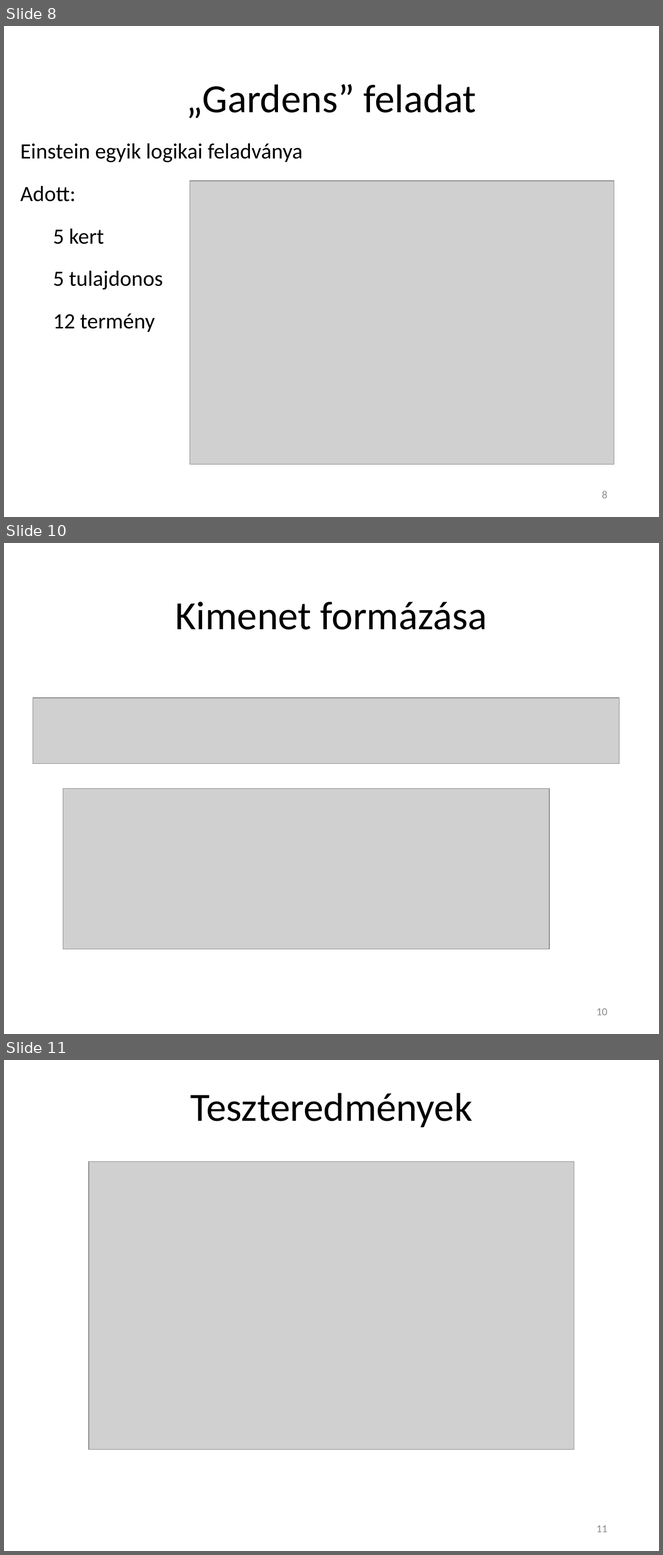
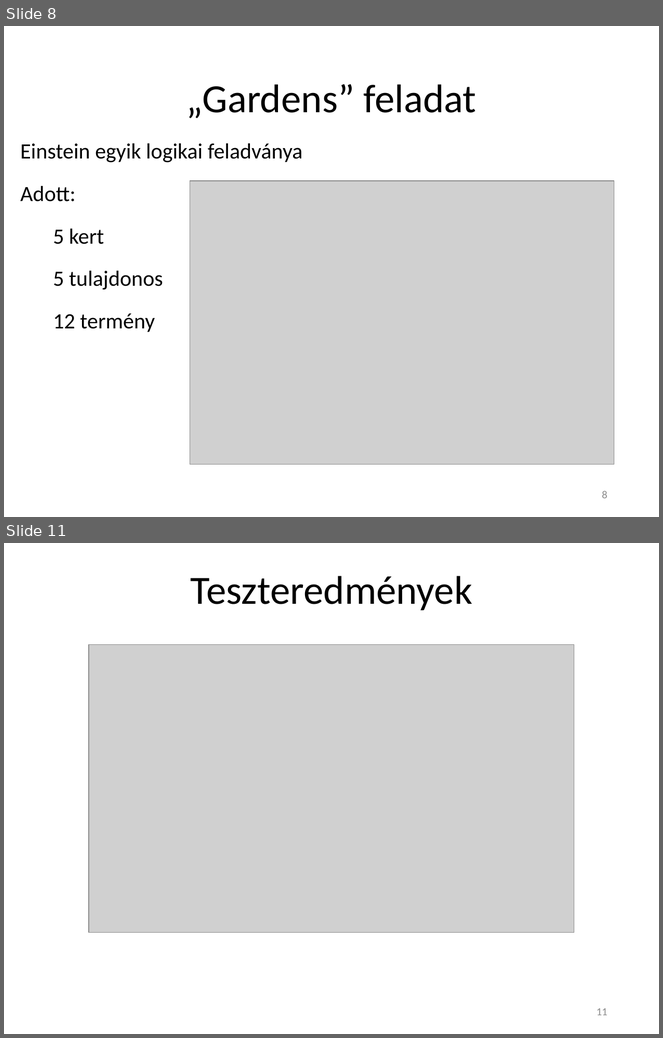
Before and after one commit to Teaching-projects/SZE-Peku221b, a slide deck: CP_Dolgozat/Előadás/Logikai feladványok megoldása korlátprogramozással.pptx. Shown one above the other, each under a label of ours: slides 8, 10 and 11 before the commit, slides 8 and 11 after it; the slides between them are not shown. The pictures are 663x1555 and 663x1038 pixels, drawn with LibreOffice and Linux fonts; fonts in the diff are those of the drawing; grey boxes stand for pictures. Boxes give left, top, right and bottom in pixels: in the first picture for what was removed or moved away, otherwise in the second. Text is boxed around its words. In the diff, an @@ line names an element or a change of style, - is before the commit and + after.

```diff
--- a/CP_Dolgozat/Előadás/Logikai feladványok megoldása korlátprogramozással.pptx
+++ b/CP_Dolgozat/Előadás/Logikai feladványok megoldása korlátprogramozással.pptx
@@ slide 10 removed at (4,543,659,1034), background #FFFFFF @@
@@ title removed at (176,602,488,630) @@
-Kimenet formázása
@@ picture removed at (33,698,619,765) @@
@@ picture removed at (63,788,550,949) @@
@@ page number removed at (597,1008,608,1016) @@
-10
```
Also in this commit, not shown: 4 slides changed, 1 slide added, 1 other file.
